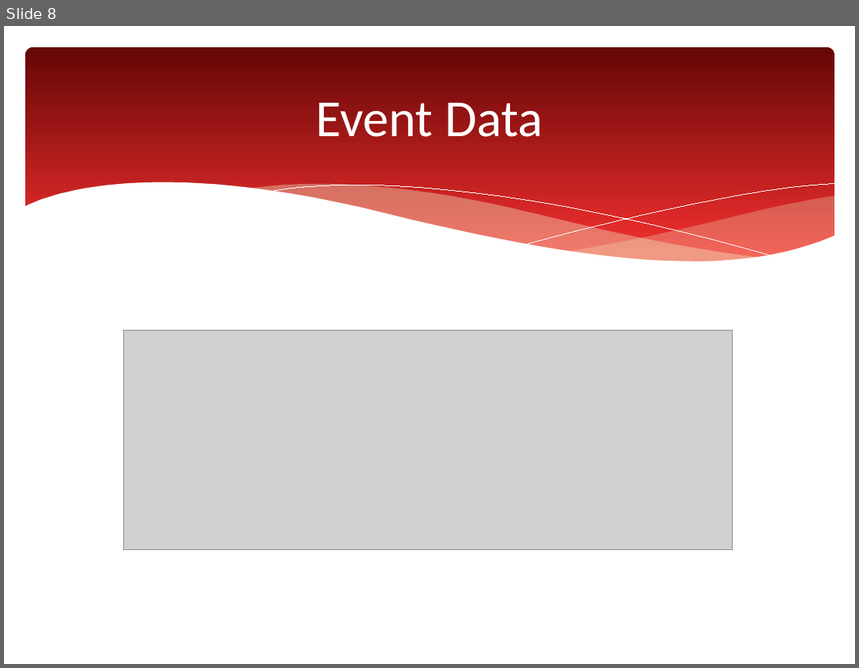
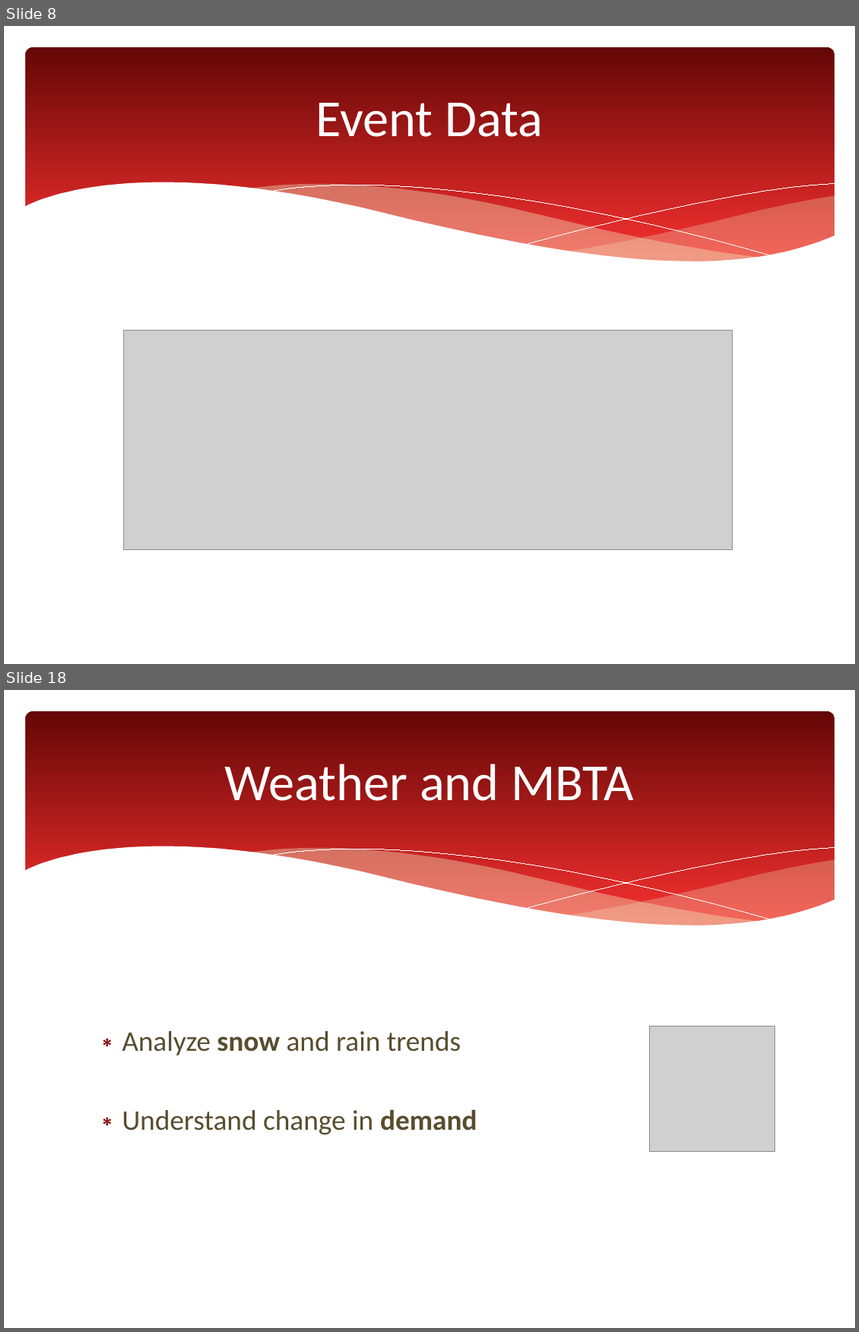
Before and after one commit to azampagl/harvard-capstone, a slide deck: docs/presentations/executive/mbta-capstone_executive.pptx. Shown one above the other, each under a label of ours: slide 8 before the commit, slides 8 and 18 after it; the slides between them are not shown. The pictures are 859x668 and 859x1332 pixels, drawn with LibreOffice and Linux fonts; fonts in the diff are those of the drawing; grey boxes stand for pictures. Boxes give left, top, right and bottom in pixels: in the first picture for what was removed or moved away, otherwise in the second. Text is boxed around its words. In the diff, an @@ line names an element or a change of style, - is before the commit and + after.

```diff
--- a/docs/presentations/executive/mbta-capstone_executive.pptx
+++ b/docs/presentations/executive/mbta-capstone_executive.pptx
@@ slide 18 added at (4,690,855,1328), background #FFFFFF; not listed: 6 template elements that a slide beside it also shows @@
@@ title added at (224,764,634,801), 44 pt, text #FFFFFF @@
+Weather and MBTA
@@ text added at (122,1031,477,1135), 24 pt, text #584D2E @@
+∗ Analyze snow and rain trends
+∗ Understand change in demand
@@ picture added at (649,1026,775,1151) @@
```
Also in this commit, not shown: 1 slide changed, 13 other slides added, 1 slide removed, 8 other files.
